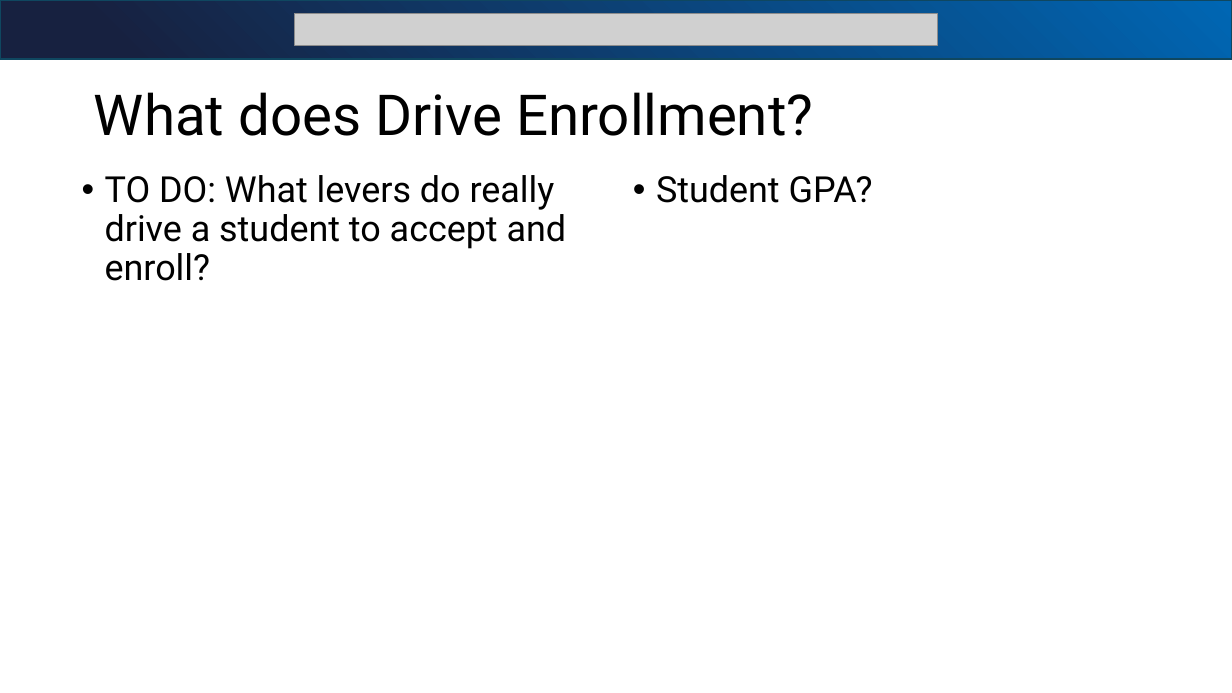
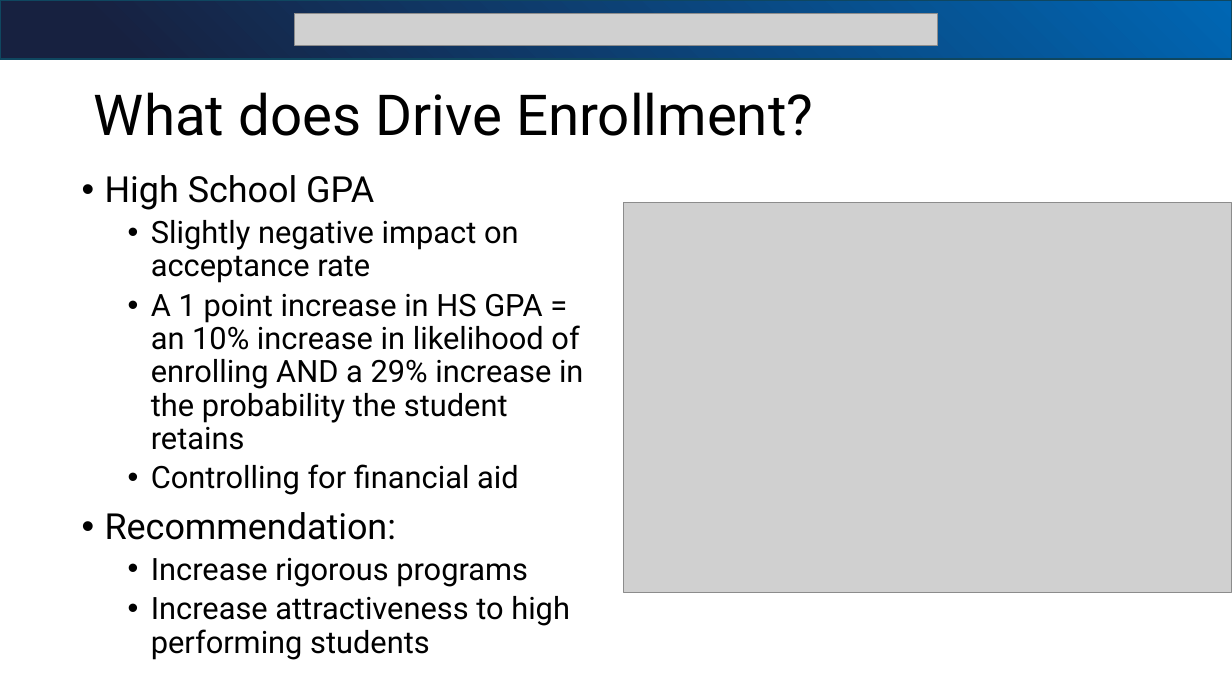
Before and after one commit to bjjefferies/bia_sr_sem_presentation, a slide deck: slide 10 of BIA_SEM_Presentation1.pptx (slide 11 before the commit). Drawn at 1232x693 pixels with LibreOffice and Linux fonts; fonts in the diff are those of the drawing; grey boxes stand for pictures. Boxes give left, top, right and bottom in pixels: in the first picture for what was removed or moved away, otherwise in the second. Text is boxed around its words. In the diff, an @@ line names an element or a change of style, - is before the commit and + after.

```diff
--- a/BIA_SEM_Presentation1.pptx
+++ b/BIA_SEM_Presentation1.pptx
@@ text at box(105, 175, 583, 660): text changed; size 28 to 24 pt @@
-• TO DO: What levers do really drive a student to accept and enroll?
+• High School GPA
+  • Slightly negative impact on acceptance rate
+  • A 1 point increase in HS GPA = an 10% increase in likelihood of enrolling AND a 29% increase in the probability the student retains
+  • Controlling for financial aid
+• Recommendation:
+  • Increase rigorous programs
+  • Increase attractiveness to high performing students
@@ text removed at box(656, 175, 873, 203) @@
-• Student GPA?
@@ picture added at box(624, 202, 1232, 592) @@
```
Also in this commit, not shown: 6 other slides changed, 4 slides added, 4 slides removed, 5 other files.
